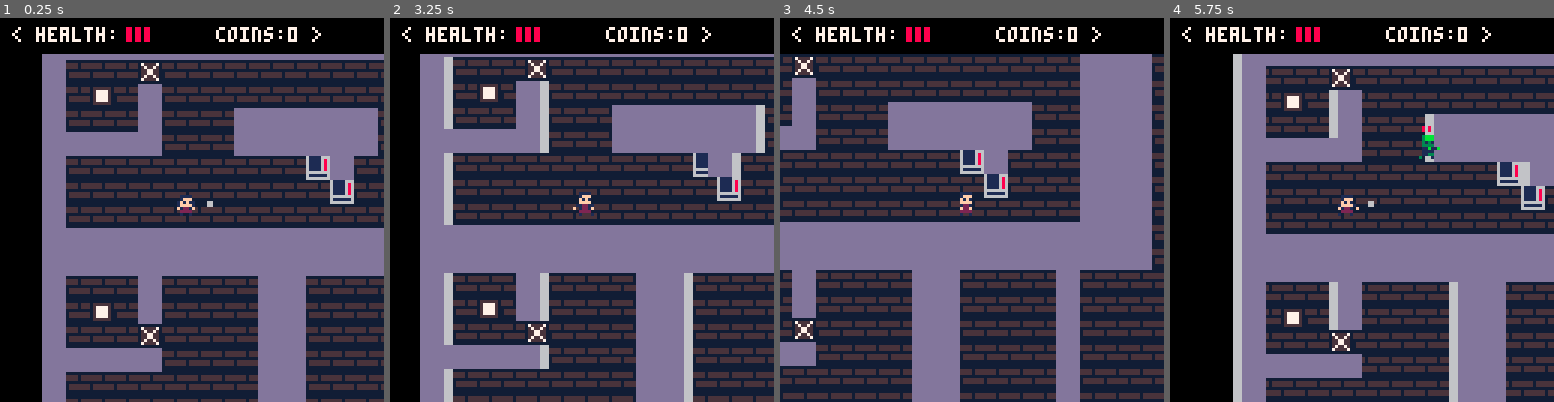
Above: before the commit, frames 1-4 (left to right).
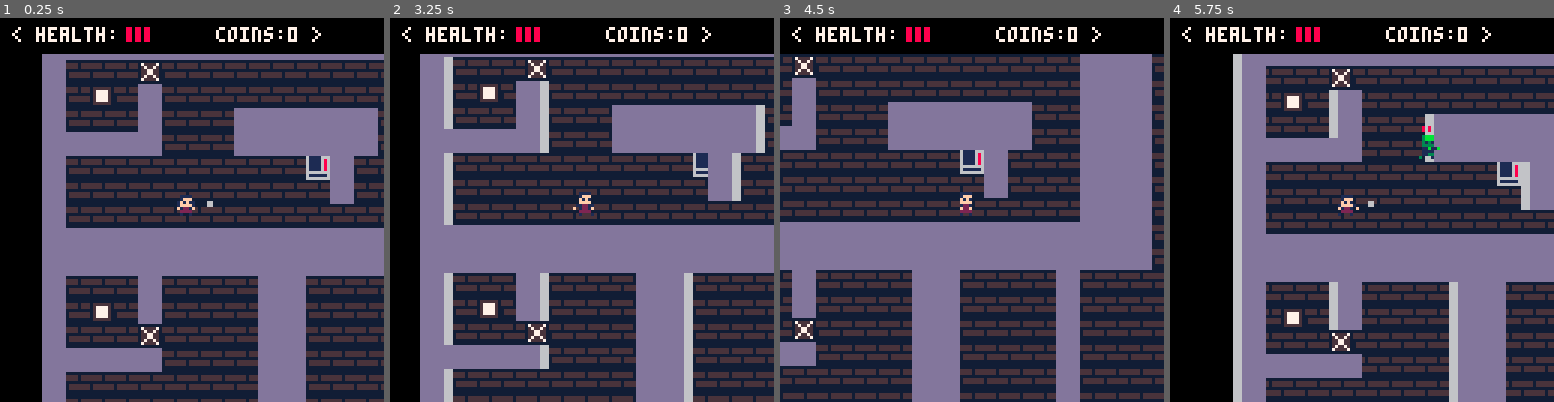
Above: after the commit, the same moments.

Repository: TripleADC/ZombiePico8
Game: PICO-8 cartridge zom8.p8
Same seed, same stepped clock (60 frames per second), same inputs: the game is played once before the commit and once after it.
Inputs:
- Up to frame 1 (0.25 s): no input
- Up to frame 2 (3.25 s): tap O (Z key) at 0.33, 0.7, 1.43, 2.22, 3.1 s; tap X (X key) at 1.07, 2.07, 2.4, 2.73, 3.07 s; hold Left 1.97-2.37 s; hold Down 2.42-2.82 s; hold Right from 2.87 s (still down)
- Up to frame 3 (4.5 s): tap X (X key) every 0.33 s from 3.4 to 4.4 s; release Right at 3.53 s; hold Up 3.58-4.08 s; tap O (Z key) at 3.98 s; hold Right from 4.13 s (still down)
- Up to frame 4 (5.75 s): release Right at 4.53 s; hold Down 4.58-5.08 s; tap X (X key) every 0.33 s from 4.73 to 5.73 s; tap O (Z key) at 4.87 s; hold Left from 5.13 s (still down)

The runs differ from the first frame. In frame 1, 0.4% of the frame differs, in the area x 85-93%, y 42-49%; in frame 2, 0.4%; in frame 3, 0.4%; in frame 4, 0.5%, in the area x 92-100%, y 43-50%.

Commit message:
Beginning to add perks
- Also refactored some code

Diff:
--- a/zom8.p8
+++ b/zom8.p8
@@ -9,6 +9,7 @@
 spawners={}
 walls={}
 barriers={}
+vending={}
 z_id=0
 cost = 500
 text_frames=0
@@ -26,14 +27,15 @@
 
     --map init
     m=make_map()
-    walls=make_walls()
-    barriers=make_barriers()
+    walls=make(7)
+    barriers=make(8)
+    vending=make(50)
 
     --projectile init
     proj={}
 
     --spawner init
-    spawners=make_zombie_spawners()
+    spawners=make(6)
 
     frict=0.9
 end
@@ -50,7 +52,6 @@
 	--player
     p:draw()
     crs:draw_cursor()
-    crs:draw_box_wall()
 
     --map
     -- print_map(m)
@@ -58,6 +59,8 @@
     print_3D_map(m)
 
     crs:draw_box_barrier(barriers, p)
+    crs:draw_box_wall(walls, p)
+    crs:draw_box_vending(vending, p)
 
     --zombie
 	for zombie in all(zombies) do
@@ -179,14 +182,22 @@
                 start_wall_timer(walls, c.x, c.y)
             elseif btnp(🅾️) and c.boxed_barrier then
                 if (self.coins >= cost) then
-                    bar = in_barriers(barriers, c.x, c.y)
+                    bar = in_set(barriers, c.x, c.y)
                     destroy_barrier(bar)
                     self.coins -= cost
                     cost += 500
                 else
                     text_frames = 90
                 end
-            elseif btnp(🅾️) and not c.boxed_wall then
+            elseif btnp(🅾️) and c.boxed_vending then
+                vend = in_set(vending, c.x, c.y)
+                if(self.coins >= vend.cost) then
+                    self.health += 1
+                    self.coins -= vend.cost
+                else
+                    text_frames = 90
+                end
+            elseif btnp(🅾️) then
                 if self.facing == 1 then -- right
                     make_projectile(self, 1, 0)
                 elseif self.facing == 2 then -- down
@@ -415,6 +426,7 @@
          py=0,
          boxed_wall=false,
          boxed_barrier=false,
+         boxed_vending=false,
 
          draw_cursor=function(self)
             spr(49,self.px,self.py)
@@ -442,24 +454,39 @@
                 self.y-=1
             end
 
-            self.boxed_wall = mget(self.x, self.y) == 7 or fget(mget(self.x, self.y),1)
+            self.boxed_wall = mget(self.x, self.y) == 7
             self.boxed_barrier = mget(self.x, self.y) == 8
+            self.boxed_vending = mget(self.x, self.y) == 50
          end,
 
-         draw_box_wall=function(self)
+         draw_box_wall=function(self, w, p)
             if(self.boxed_wall) then
-                rect(self.px, self.py, self.px + 8, self.py+8, 7)
+                wall = in_set(w, flr(self.x), flr(self.y))
+                rect(wall.x1 * 8, wall.y1 * 8, wall.x2 * 8 - 1, wall.y2 * 8 - 1, 7)
+                draw_ui_prompt('< build wall? >', p.x*8-30, p.y*8+58)
+            end
+         end,
+
+         draw_box_vending=function(self, v, p)
+            if(self.boxed_vending) then
+                vend = in_set(v, flr(self.x), flr(self.y))
+                rect(vend.x1 * 8, vend.y1 * 8, vend.x2 * 8 - 1, vend.y2 * 8 - 1, 7)
+                if(text_frames > 0) then
+                    draw_ui_prompt('< not enough coins! >', p.x*8-40, p.y*8+58)
+                else
+                    draw_ui_prompt('< '..vend.msg..' -> cost:'..vend.cost..'>', p.x*8-48, p.y*8+58)
+                end
             end
          end,
 
          draw_box_barrier=function(self,b,p)
             if(self.boxed_barrier) then
-                bar = in_barriers(b, flr(self.x), flr(self.y))
+                bar = in_set(b, flr(self.x), flr(self.y))
                 rect(bar.x1 * 8, bar.y1 * 8, bar.x2 * 8, bar.y2 * 8,7)
-                if(text_frames == 0) then
-                    draw_ui_prompt('< break wall? -> cost:'..cost..' >', p.x*8-55, p.y*8+58)
+                if(text_frames > 0) then
+                    draw_ui_prompt('< not enough coins! >', p.x*8-40, p.y*8+58)
                 else
-                    draw_ui_prompt('< not enough coins! >', p.x*8-40, p.y*8+58)
+                    draw_ui_prompt('< break barrier? -> cost:'..cost..' >', p.x*8-58, p.y*8+58)
                 end
             end
          end
@@ -524,70 +551,68 @@
     )
 end
 
-function make_zombie_spawners()
-    spawn={}
+function make(spr)
+    arr={}
     for j=0, map_height do
         for i=0, map_width do
-            if(mget(j,i) == 6) then
-                add(spawn, {x=j,
-                            y=i,
-                            timer= 90 + flr(rnd(200)),
-
-                            spawn_zombie=function(self)
-                                if(self.timer > 0) then
-                                    self.timer -= 1
-                                elseif(self.timer == 0 and m[self.y][self.x] > 0) then
-                                    self.timer = 90 + flr(rnd(200))
-                                    make_zombie(self.x, self.y)
-                                end
-                            end})
-            end
-        end
-    end
-    return spawn
-end
-
-function make_walls()
-    w={}
-    for j=0, map_height do
-        for i=0, map_width do
-            if(mget(j,i) == 7) then
-                add(w, {x=j,
-                        y=i,
-                        timer=-1,
-
-                        degrade=function(self)
-                            if(self.timer > 0) then
-                                self.timer -= 1
-                            elseif(self.timer == 0) then
-                                mset(self.x,self.y,7)
-                                self.timer = -1
-                            end
-                        end})
-            end
-        end
-    end
-    return w
-end
-
-function start_wall_timer(w, bx, by)
-    for wall in all(w) do
-        if (wall.x == flr(bx)) and (wall.y == flr(by)) then
-            wall.timer = 250 + flr(rnd(300))
-        end
-    end
-end
-
-function make_barriers()
-    b={}
-    for j=0, map_height do
-        for i=0, map_width do
-            if(mget(j,i) == 8 and in_barriers(b,j,i) == nil) then
-                add(b, get_barrier(j,i))
-            end
-        end
-    end
-    return b
+            if(spr == 6 and mget(j,i) == 6) then
+                add(arr, get_spawner(j,i))
+            elseif(spr == 7 and mget(j,i) == 7) then
+                add(arr, get_wall(j,i))
+            elseif(spr == 8 and mget(j,i) == 8 and in_set(arr,j,i) == nil) then
+                add(arr, get_barrier(j,i))
+            elseif(spr == 50 and mget(j,i) == 50) then
+                add(arr, get_vending(j,i,1,500,'+1 health?'))
+            end
+        end
+    end
+    return arr
+end
+
+function get_vending(j,i,pe,c,m)
+    vending={x1=j,
+             y1=i,
+             x2=j+1,
+             y2=i+1,
+             perk=pe,
+             cost=c,
+             msg=m
+    }
+    return vending
+end
+
+function get_spawner(j, i)
+    spawner={x=j,
+            y=i,
+            timer= 90 + flr(rnd(200)),
+
+            spawn_zombie=function(self)
+                if(self.timer > 0) then
+                    self.timer -= 1
+                elseif(self.timer == 0 and m[self.y][self.x] > 0) then
+                    self.timer = 90 + flr(rnd(200))
+                    make_zombie(self.x, self.y)
+                end
+            end}
+    return spawner
+end
+
+function get_wall(j, i)
+    wall={x1=j,
+          y1=i,
+          x2=j+1,
+          y2=i+1,
+          timer=-1,
+
+          degrade=function(self)
+            if(self.timer > 0) then
+                self.timer -= 1
+            elseif(self.timer == 0) then
+                mset(self.x1,self.y1,7)
+                self.timer = -1
+            end
+        end}
+    return wall
 end
 
 function get_barrier(x1, y1)
@@ -611,13 +636,12 @@
     return bar
 end
 
-function in_barriers(b,x,y)
-    for barrier in all(b) do
-        if(barrier.x1 <= x and x <= barrier.x2) and (barrier.y1 <= y and y <= barrier.y2) then
-            return barrier
-        end
-    end
-    return nil
+function start_wall_timer(w, bx, by)
+    for wall in all(w) do
+        if (wall.x1 == flr(bx)) and (wall.y1 == flr(by)) then
+            wall.timer = 250 + flr(rnd(300))
+        end
+    end
 end
 
 function destroy_barrier(barrier)
@@ -627,6 +651,15 @@
         end
     end
     del(barriers, barrier)
+end
+
+function in_set(b,x,y)
+    for m in all(b) do
+        if(m.x1 <= x and x <= m.x2) and (m.y1 <= y and y <= m.y2) then
+            return m
+        end
+    end
+    return nil
 end
 
 -->8
@@ -921,7 +954,7 @@
 0205050502050505020202020202050502020205050505050505050505050502000000000000000000000000000000000000000000000000000000000000000000000000000000000000000000000000000000000000000000000000000000000000000000000000000000000000000000000000000000000000000000000000
 0202020202050505020202020202050502020205050505050505050505050502000000000000000000000000000000000000000000000000000000000000000000000000000000000000000000000000000000000000000000000000000000000000000000000000000000000000000000000000000000000000000000000000
 0205050505050505050505320205050502020205050505050505050505050502000000000000000000000000000000000000000000000000000000000000000000000000000000000000000000000000000000000000000000000000000000000000000000000000000000000000000000000000000000000000000000000000
-0205050505050505050505053205050502020205050505050505050505050502000000000000000000000000000000000000000000000000000000000000000000000000000000000000000000000000000000000000000000000000000000000000000000000000000000000000000000000000000000000000000000000000
+0205050505050505050505050205050502020205050505050505050505050502000000000000000000000000000000000000000000000000000000000000000000000000000000000000000000000000000000000000000000000000000000000000000000000000000000000000000000000000000000000000000000000000
 0205050505050505050505050505050502020205050505050505050505050502000000000000000000000000000000000000000000000000000000000000000000000000000000000000000000000000000000000000000000000000000000000000000000000000000000000000000000000000000000000000000000000000
 0202020202020202020202020808020202020205050505050505050505050502000000000000000000000000000000000000000000000000000000000000000000000000000000000000000000000000000000000000000000000000000000000000000000000000000000000000000000000000000000000000000000000000
 0202020202020202020202020808020202020205050505050505050505050502000000000000000000000000000000000000000000000000000000000000000000000000000000000000000000000000000000000000000000000000000000000000000000000000000000000000000000000000000000000000000000000000
